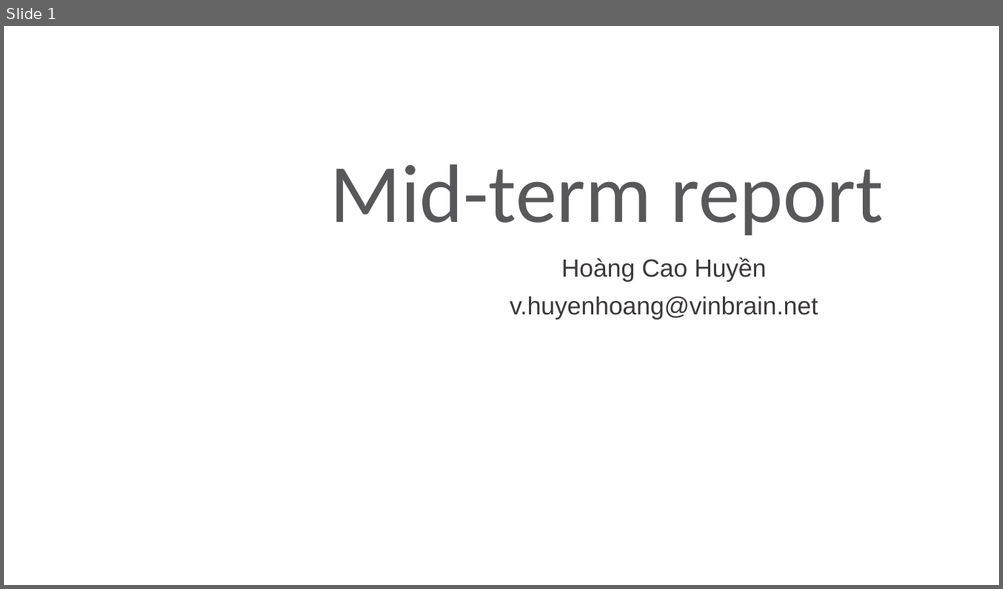
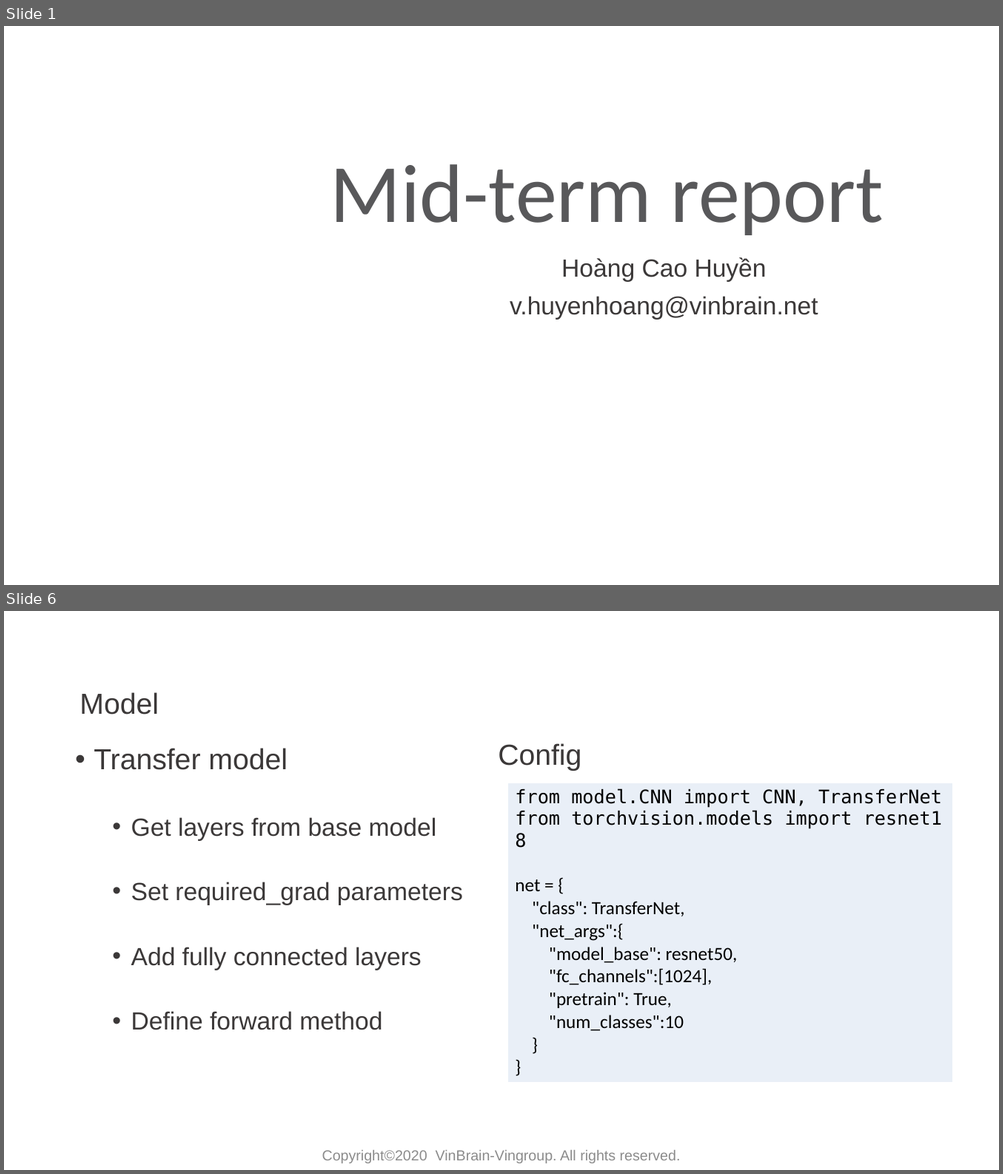
Before and after one commit to huyentls1114/vinbrain-internship, a slide deck: mid_term/mid_term.pptx. Shown one above the other, each under a label of ours: slide 1 before the commit, slides 1 and 6 after it; the slides between them are not shown. The pictures are 1003x589 and 1003x1174 pixels, drawn with LibreOffice and Linux fonts; fonts in the diff are those of the drawing; background and template pictures are left out. Boxes give left, top, right and bottom in pixels: in the first picture for what was removed or moved away, otherwise in the second. Text is boxed around its words. In the diff, an @@ line names an element or a change of style, - is before the commit and + after.

Commit message:
classify

```diff
--- a/mid_term/mid_term.pptx
+++ b/mid_term/mid_term.pptx
@@ slide 6 added at [4, 611, 999, 1170], background #FFFFFF @@
@@ text added at [73, 612, 930, 679], 40 pt, text #FFFFFF @@
+Classification problem
@@ title added at [79, 692, 324, 715], 40 pt, text #FFFFFF @@
+Classification problem
@@ text added at [79, 692, 159, 715], 28 pt, text #3B3838 @@
+Model
@@ text added at [498, 743, 581, 771], 28 pt, text #3B3838 @@
+Config
@@ text added at [94, 748, 463, 1031], 24 pt, text #3B3838 @@
+• Transfer model
+  • Get layers from base model
+  • Set required_grad parameters
+  • Add fully connected layers
+  • Define forward method
@@ table added at [508, 783, 952, 1059], 1 rows, 1 columns @@
+from model.CNN import CNN, TransferNet / from torchvision.models import resnet18 / net = { / "class": TransferNet, / "net_args":{ / "model_base": resnet50, / "fc_channels":[1024], / "pretrain": True, / "num_classes":10 / } / }
@@ text added at [322, 1150, 680, 1164], 14 pt, text #8C8C8C @@
+Copyright©2020 VinBrain-Vingroup. All rights reserved.
```
Also in this commit, not shown: 8 slides changed, 4 other slides added, 6 slides removed, 5 other files.
